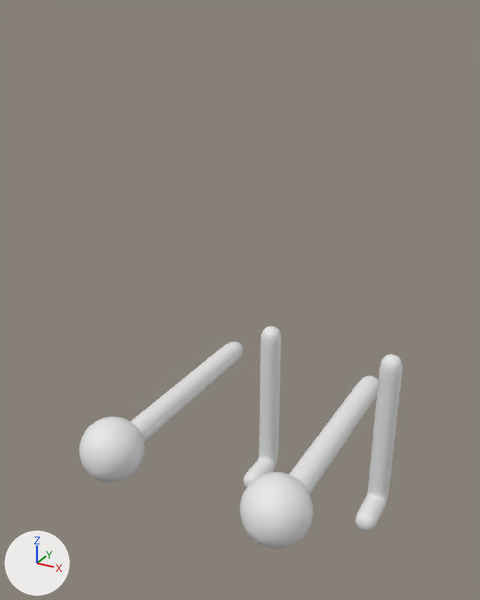
A saved change to the Blender file Assets/Art/src/legs.blend.
The view is the same before and after, from a 50 mm lens placed at (0.763, -2.065, 1.772), pointed at (-0.102, -0.492, 0.985). The axes (+X, +Y, +Z) are drawn at lower left. The lights are the same throughout. The older version comes first. Mesh edges are drawn as thin lines on the coarser meshes.

The scene before the commit, as lines of its bpy script (objects in view):
```python
me_cube = bpy.data.meshes.new('Cube')
me_cube.from_pydata(...)  # a box spanning x -0.9..0.9, y -0.9..0.9, z -21.3..-0.4
me_cube_001 = bpy.data.meshes.new('Cube.001')
me_cube_001.from_pydata(...)  # 266 vertices, 283 faces; spans x 0.155..0.331, y -1.035..0.043, z -0.017..0.787
me_cube_001.polygons.foreach_set('use_smooth', [True] * 283)
ob_cube = bpy.data.objects.new('Cube', me_cube_001)
ob_cube.location = (0.0, 0.0, 0.0)
_m = ob_cube.modifiers.new('Subdivision', 'SUBSURF')
_m = ob_cube.modifiers.new('Mirror', 'MIRROR')
ob_knifearea = bpy.data.objects.new('knifeArea', me_cube)
ob_knifearea.location = (0.24, -0.947, 0.777)
ob_knifearea.scale = (-0.0456, -0.0456, -0.0456)
ob_knifearea.hide_set(True)
```
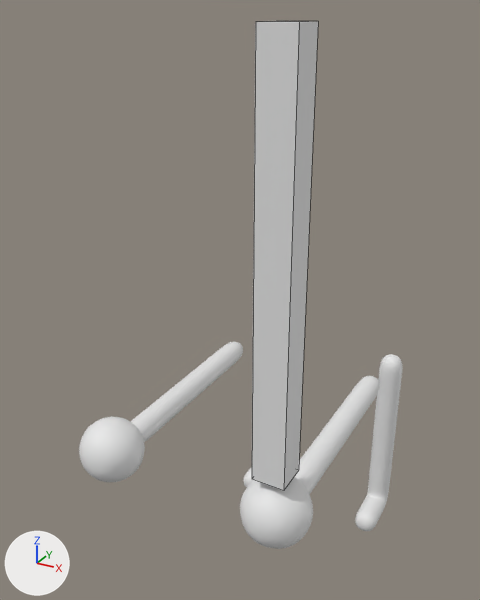
Edits to the bpy script that builds the scene:
```text
Change ob_knifearea:
    remove ob_knifearea.hide_set(True)
```

Location of each change, [x1, y1, x2, y2] in pixels of the pictures (480 x 600 px):
'knifeArea', shown: after [252, 21, 318, 490]
